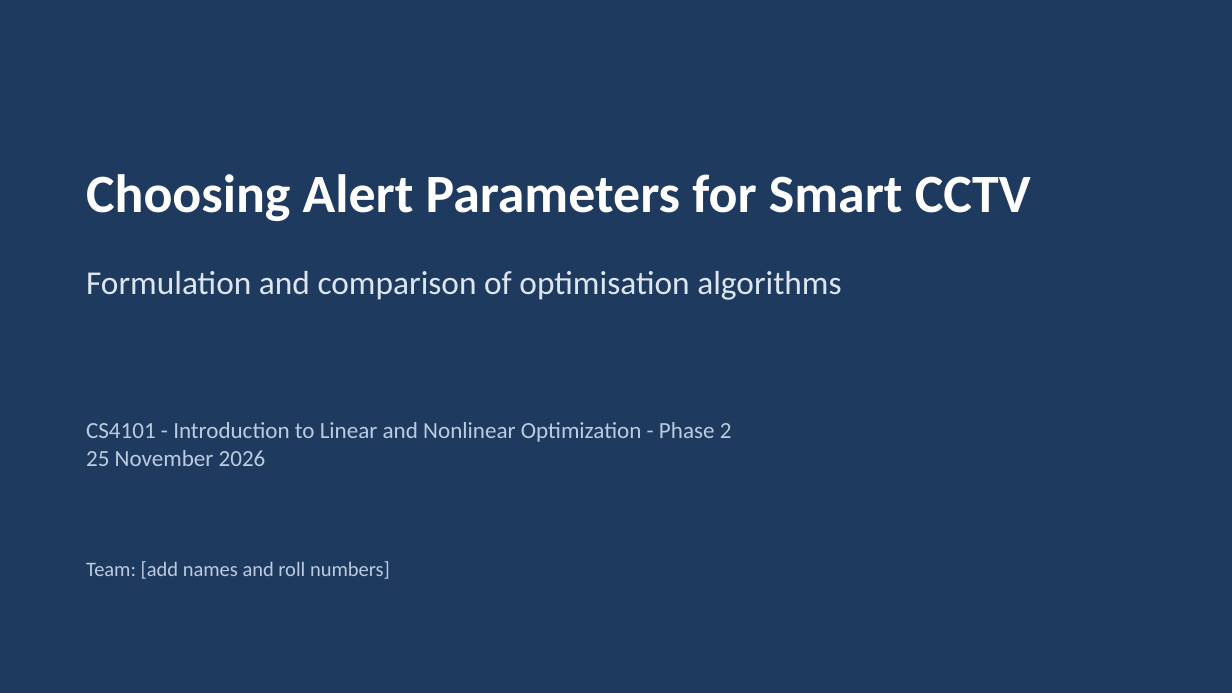
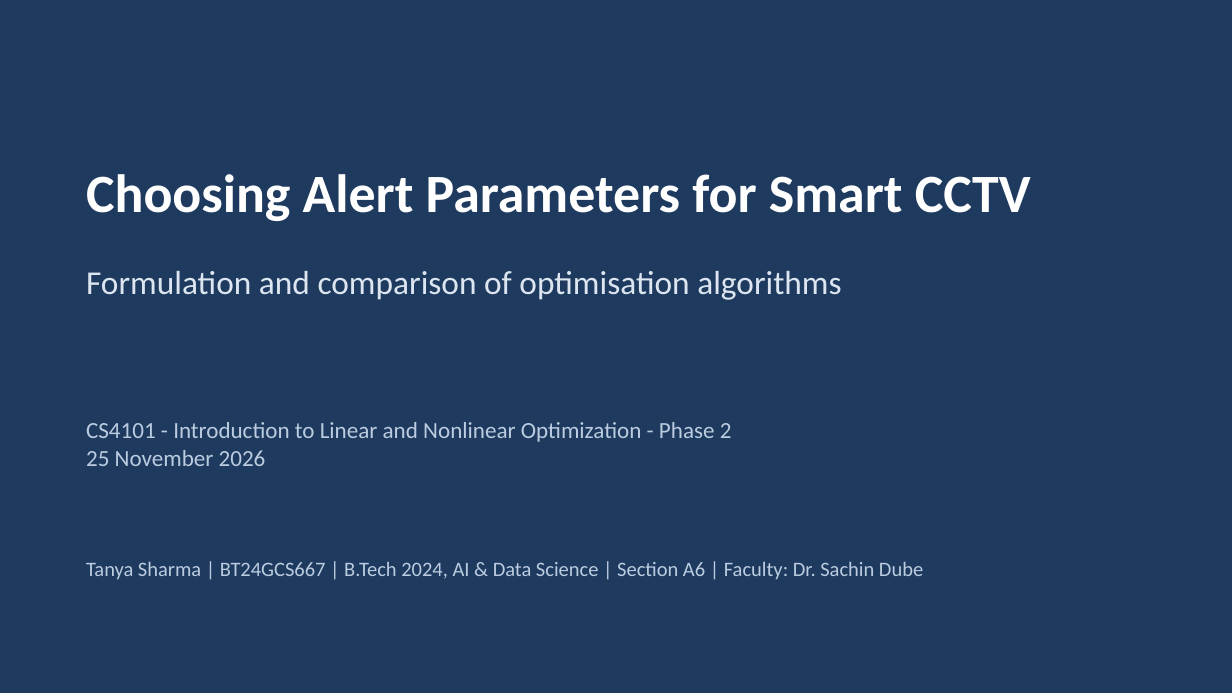
Before and after one commit to Tanya-74/SmartCCTV_Project, a slide deck: slide 1 of optimization/Optimization_Presentation.pptx. Drawn at 1232x693 pixels with LibreOffice and Linux fonts; fonts in the diff are those of the drawing. Boxes give left, top, right and bottom in pixels: in the first picture for what was removed or moved away, otherwise in the second. Text is boxed around its words. In the diff, an @@ line names an element or a change of style, - is before the commit and + after.

```diff
--- a/optimization/Optimization_Presentation.pptx
+++ b/optimization/Optimization_Presentation.pptx
@@ text at [86,562,923,580]: text changed @@
-Team: [add names and roll numbers]
+Tanya Sharma | BT24GCS667 | B.Tech 2024, AI & Data Science | Section A6 | Faculty: Dr. Sachin Dube
```
Also in this commit, not shown: 16 other files.
